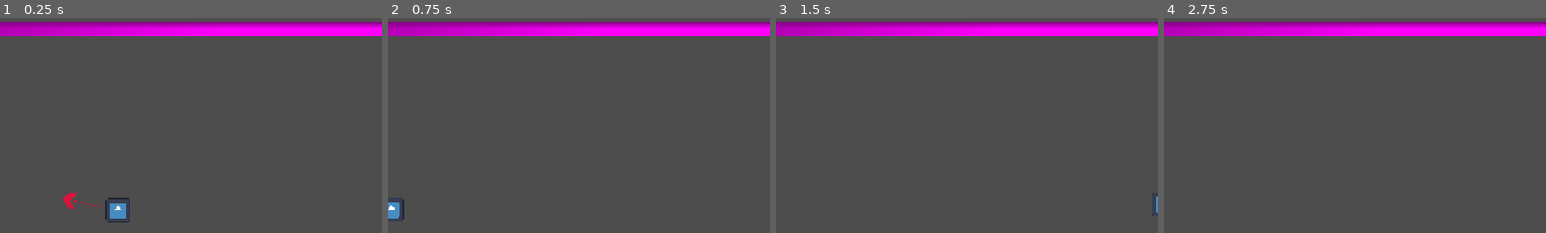
Above: before the commit, frames 1-4 (left to right).
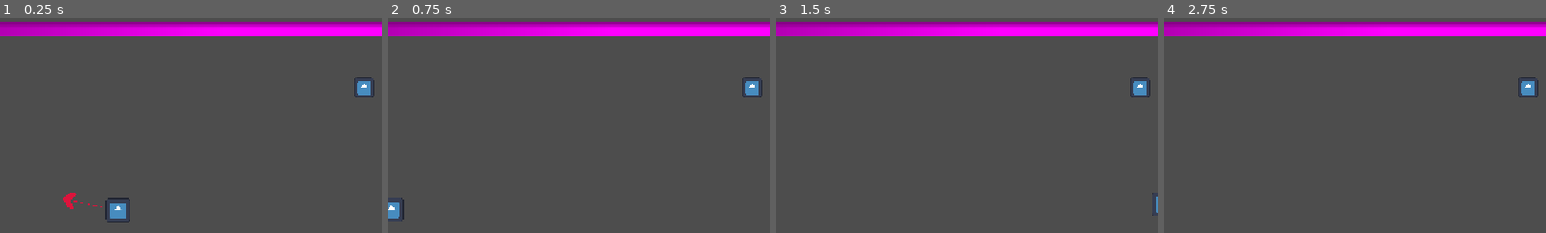
Above: after the commit, the same moments.

Repository: mosssara/Golfgame_project
Game: Godot game, scene res://scene/level_scene/Lv_test.tscn
Two runs of this game, one before a commit and one after it. Both use one fixed random seed, a clock stepped at 60 frames per second and the inputs below. The engine's default icon, where the game draws it, is replaced by a stand-in: a white triangle on a blue panel in a dark square.
Inputs (mouse positions are % of the whole screen's width and height, from its top left):
- Up to frame 1 (0.25 s): no input
- Up to frame 2 (0.75 s): tap Enter at 0.5 s; move the mouse to (72, 45) at 0.52 s; click (72, 45) at 0.67 s
- Up to frame 3 (1.5 s): move the mouse to (30, 55) at 1.27 s; click (30, 55) at 1.42 s
- Up to frame 4 (2.75 s): move the mouse to (60, 28) at 2.02 s; click (60, 28) at 2.17 s
The pictures show only the part of the screen within x 21-71%, y 0-50%; the shares and areas given below are measured in that part.

The runs differ from the first frame. In frame 1, 0.3% of the frame differs, in the area x 92-98%, y 27-37%; in frame 2, 0.3%; in frame 3, 0.3%; in frame 4, 0.3%.
Error after the commit: Parse Error: Builtin type cannot be used as a name on its own. (res://Script/golfhole.gd:4)

Commit message:
golf hole very little update this time

Diff:
--- a/Script/golf_ball.gd
+++ b/Script/golf_ball.gd
@@ -35,12 +35,17 @@
 	print("power: ",power)
 	if power >= 100 and power <= 150:
 		aimline.set_default_color(Color.AQUAMARINE)
+
 	elif power >= 151 and power<= 350:
 		aimline.set_default_color(Color.DARK_ORANGE)
+
 	elif power >= 351 and power <= 600:
 		aimline.set_default_color(Color.DARK_RED)
+
 	elif power >= 601 and power <= 700:
 		aimline.set_default_color(Color.CRIMSON)
+
+
 func _input(event: InputEvent) -> void:
 	if event is InputEventMouseButton and event.is_pressed() and event.button_index == MOUSE_BUTTON_LEFT and (linear_velocity == Vector2(0,0) ):
 		#power is for distance calculate to how much force
--- /dev/null
+++ b/Script/golfhole.gd
@@ -0,0 +1,4 @@
+extends Area2D
+func _on_body_entered(body: Node2D) -> void:
+	print("Enter hole")
+	Signal
--- /dev/null
+++ b/scene/golfhole.tscn
@@ -0,0 +1,30 @@
+[gd_scene format=3 uid="uid://wri7ftvtudhv"]
+
+[ext_resource type="Script" uid="uid://bvm7epcxyq5tk" path="res://Script/golfhole.gd" id="1_u1wpm"]
+[ext_resource type="Texture2D" uid="uid://w2q0ighlf7k6" path="res://icon.svg" id="1_vefyu"]
+
+[sub_resource type="CircleShape2D" id="CircleShape2D_xrivr"]
+
+[sub_resource type="SpriteFrames" id="SpriteFrames_xrivr"]
+animations = [{
+"frames": [{
+"duration": 1.0,
+"texture": ExtResource("1_vefyu")
+}],
+"loop": 1,
+"name": &"default",
+"speed": 5.0
+}]
+
+[node name="golfhole" type="Area2D" unique_id=826809767]
+script = ExtResource("1_u1wpm")
+
+[node name="CollisionShape2D" type="CollisionShape2D" parent="." unique_id=1651228940]
+scale = Vector2(1.5, 1.5)
+shape = SubResource("CircleShape2D_xrivr")
+
+[node name="AnimatedSprite2D" type="AnimatedSprite2D" parent="." unique_id=1835115203]
+scale = Vector2(0.23437501, 0.23437501)
+sprite_frames = SubResource("SpriteFrames_xrivr")
+
+[connection signal="body_entered" from="." to="." method="_on_body_entered"]
--- a/scene/level_scene/Lv_test.tscn
+++ b/scene/level_scene/Lv_test.tscn
@@ -1,6 +1,7 @@
 [gd_scene format=3 uid="uid://eprjaq8l6l0m"]
 
 [ext_resource type="PackedScene" uid="uid://cifuwdeev0bxu" path="res://scene/Golf_ball.tscn" id="1_u7l2c"]
+[ext_resource type="PackedScene" uid="uid://wri7ftvtudhv" path="res://scene/golfhole.tscn" id="2_0uqq7"]
 
 [sub_resource type="PhysicsMaterial" id="PhysicsMaterial_skk3x"]
 
@@ -75,3 +76,6 @@
 position = Vector2(543, -17.69461)
 scale = Vector2(-19.88379, 651.3027)
 texture = SubResource("PlaceholderTexture2D_xrivr")
+
+[node name="Area2D" parent="." unique_id=826809767 instance=ExtResource("2_0uqq7")]
+position = Vector2(788, 105)
Not shown, added: Script/golfhole.gd.uid
